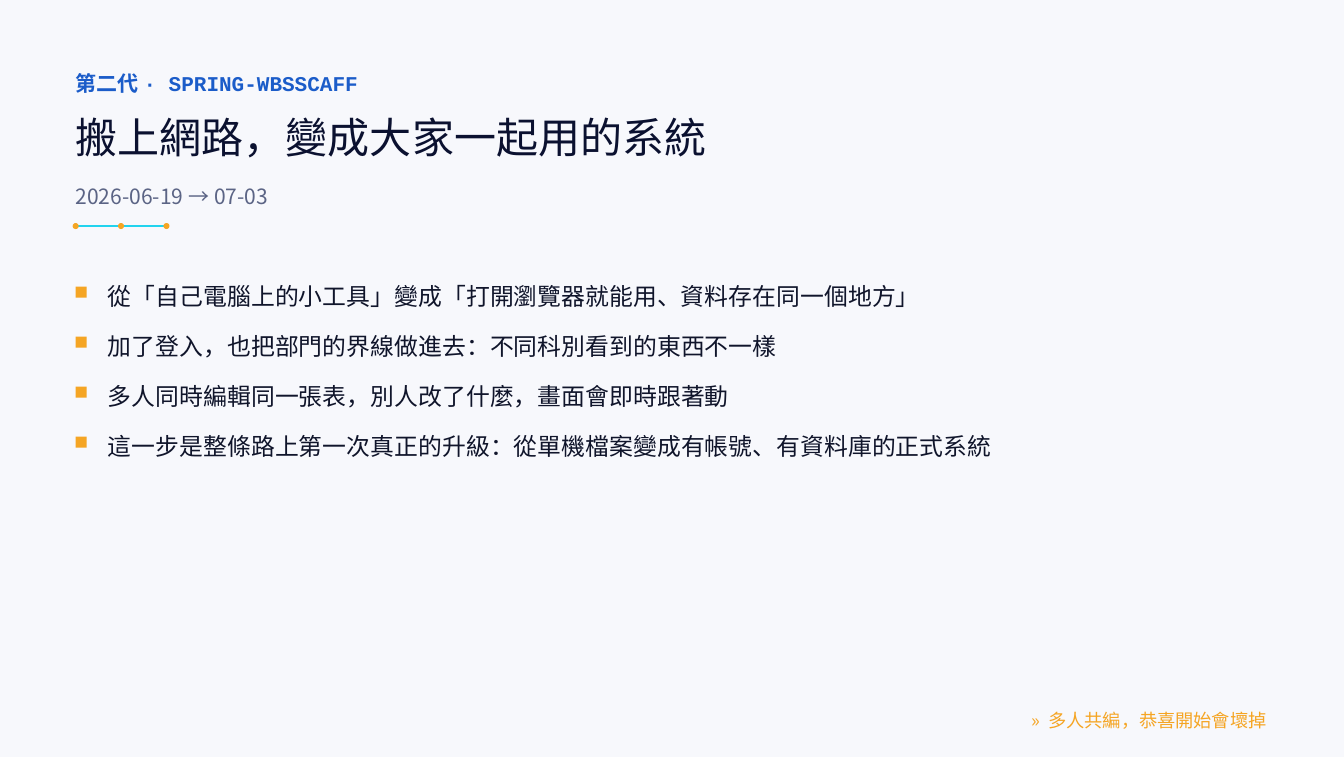
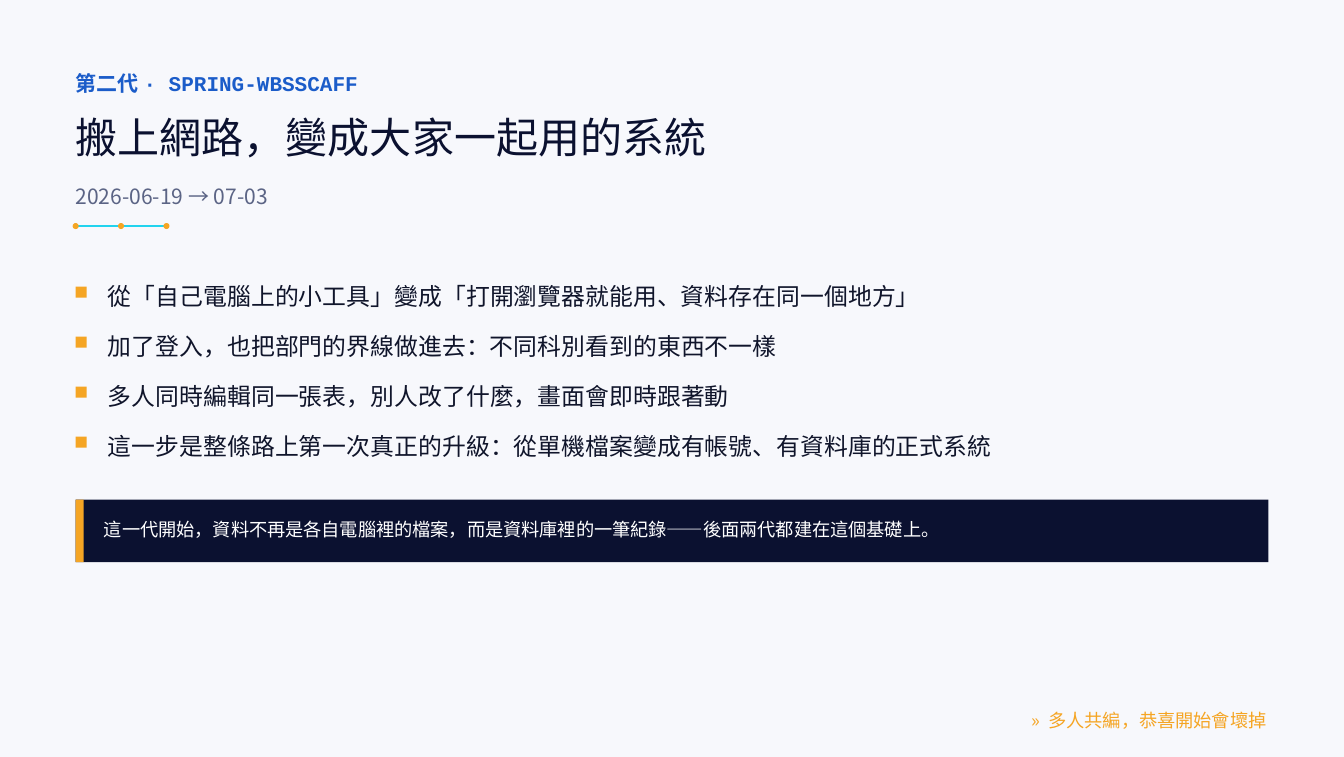
Before and after one commit to LinGaOscar/Spring-MissionBoard, a slide deck: slide 10 of docs/專案介紹.pptx. Drawn at 1344x757 pixels with LibreOffice and Linux fonts; fonts in the diff are those of the drawing. Boxes give left, top, right and bottom in pixels: in the first picture for what was removed or moved away, otherwise in the second. Text is boxed around its words. In the diff, an @@ line names an element or a change of style, - is before the commit and + after.

```diff
--- a/docs/專案介紹.pptx
+++ b/docs/專案介紹.pptx
@@ rectangle added at (76,499,1268,562), fill #0B1130 @@
@@ rectangle added at (76,499,84,562), fill #F5A524 @@
@@ text added at (104,520,940,538), 13 pt, text #FFFFFF @@
+這一代開始，資料不再是各自電腦裡的檔案，而是資料庫裡的一筆紀錄——後面兩代都建在這個基礎上。
```
Also in this commit, not shown: 17 other slides changed, 3 slides added, 2 slides removed.
